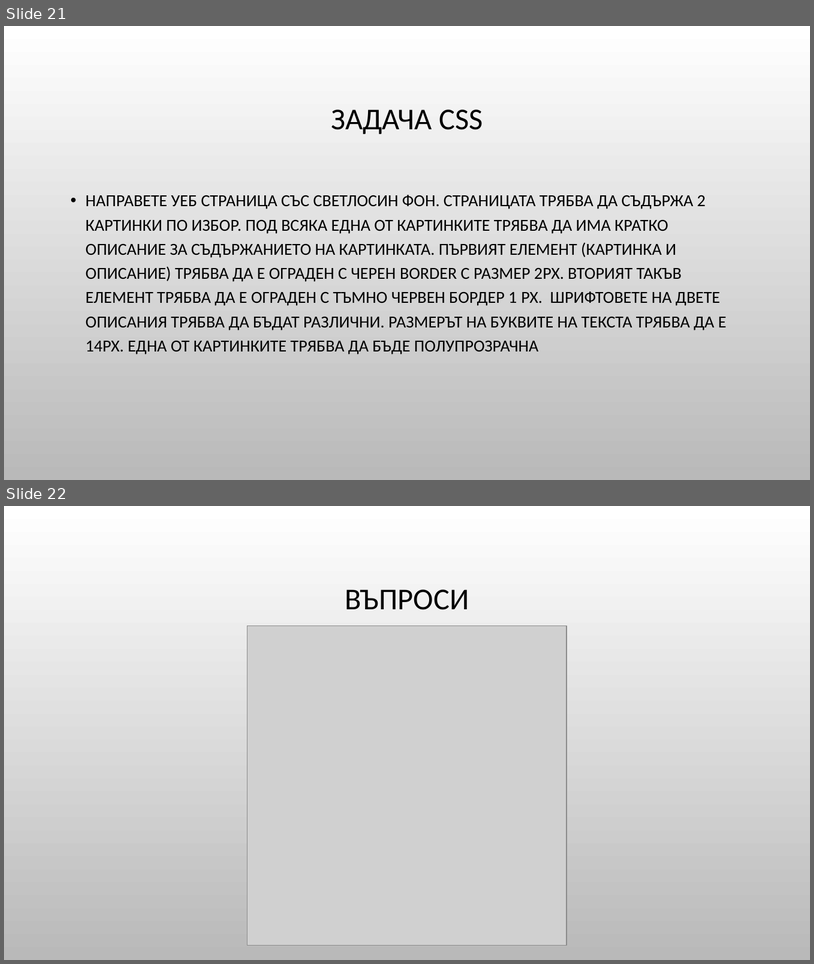
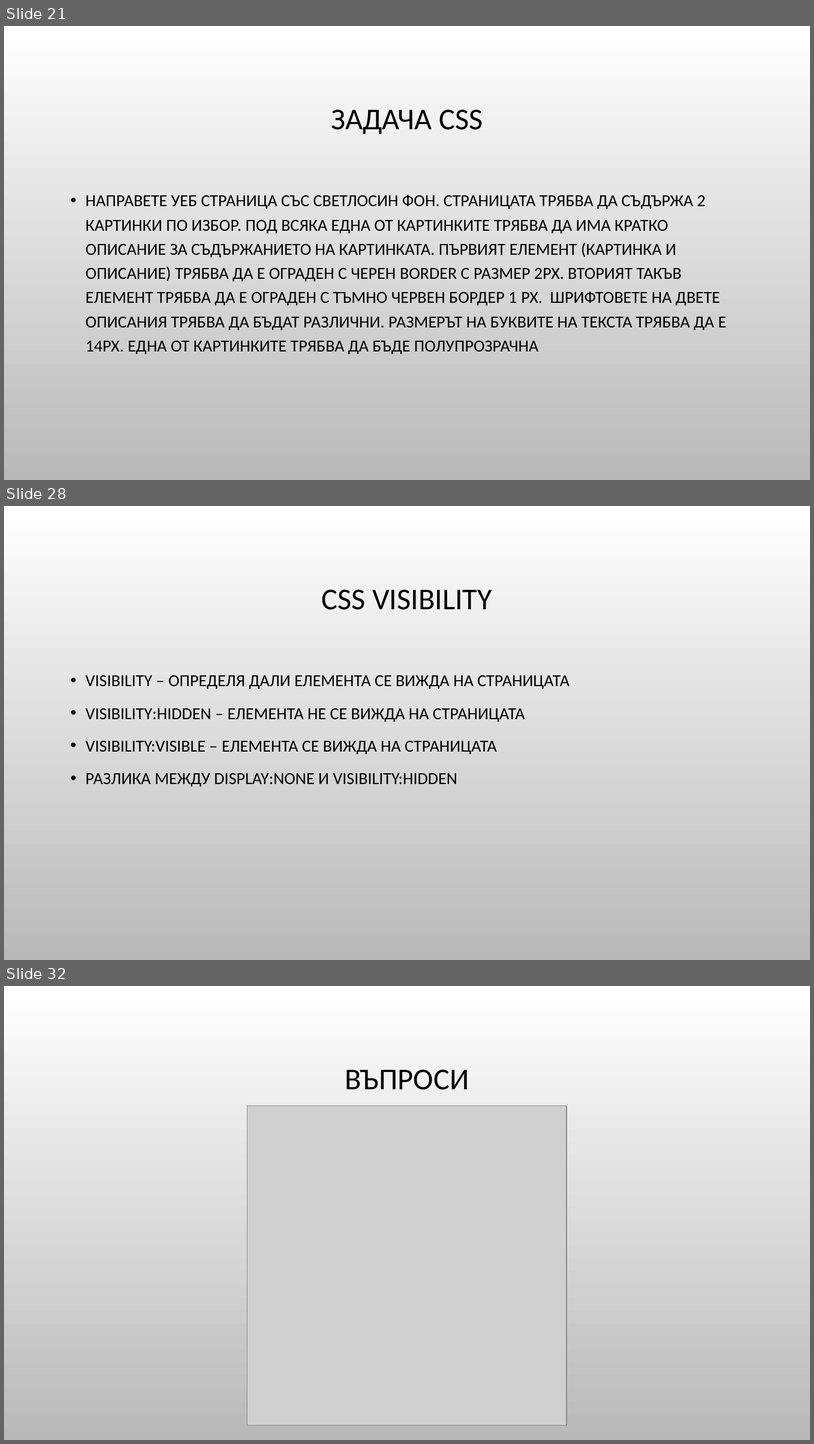
Before and after one commit to Bilyukov/php-mysql-course, a slide deck: 03.css-basics.pptx. Shown one above the other, each under a label of ours: slides 21 and 22 before the commit, slides 21, 28 and 32 after it; the slides between them are not shown. The pictures are 814x964 and 814x1444 pixels, drawn with LibreOffice and Linux fonts; fonts in the diff are those of the drawing; grey boxes stand for pictures; background and template pictures are left out. Boxes give left, top, right and bottom in pixels: in the first picture for what was removed or moved away, otherwise in the second. Text is boxed around its words. In the diff, an @@ line names an element or a change of style, - is before the commit and + after.

```diff
--- a/03.css-basics.pptx
+++ b/03.css-basics.pptx
@@ slide 28 added at bbox=[4, 506, 810, 960], background picture (left out) @@
@@ title added at bbox=[322, 589, 492, 610], 36 pt, text #000000 @@
+CSS VISIBILITY
@@ text added at bbox=[86, 675, 570, 787], 20 pt, text #000000 @@
+• VISIBILITY – ОПРЕДЕЛЯ ДАЛИ ЕЛЕМЕНТА СЕ ВИЖДА НА СТРАНИЦАТА
+• VISIBILITY:HIDDEN – ЕЛЕМЕНТА НЕ СЕ ВИЖДА НА СТРАНИЦАТА
+• VISIBILITY:VISIBLE – ЕЛЕМЕНТА СЕ ВИЖДА НА СТРАНИЦАТА
+• РАЗЛИКА МЕЖДУ DISPLAY:NONE И VISIBILITY:HIDDEN
@@ what was slide 22 is now slide 32 @@
```
Also in this commit, not shown: 9 other slides added, 9 other files.
